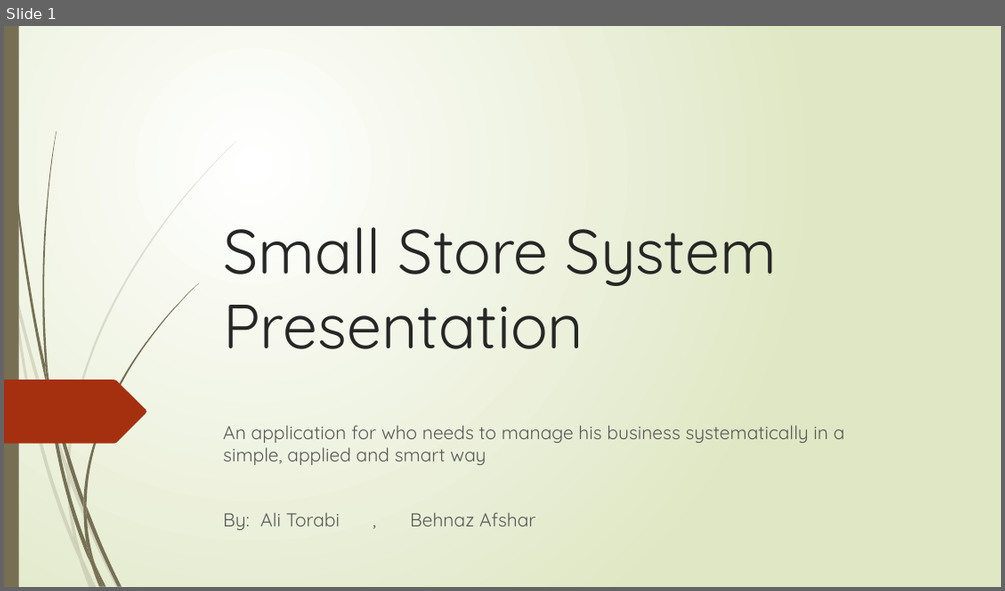
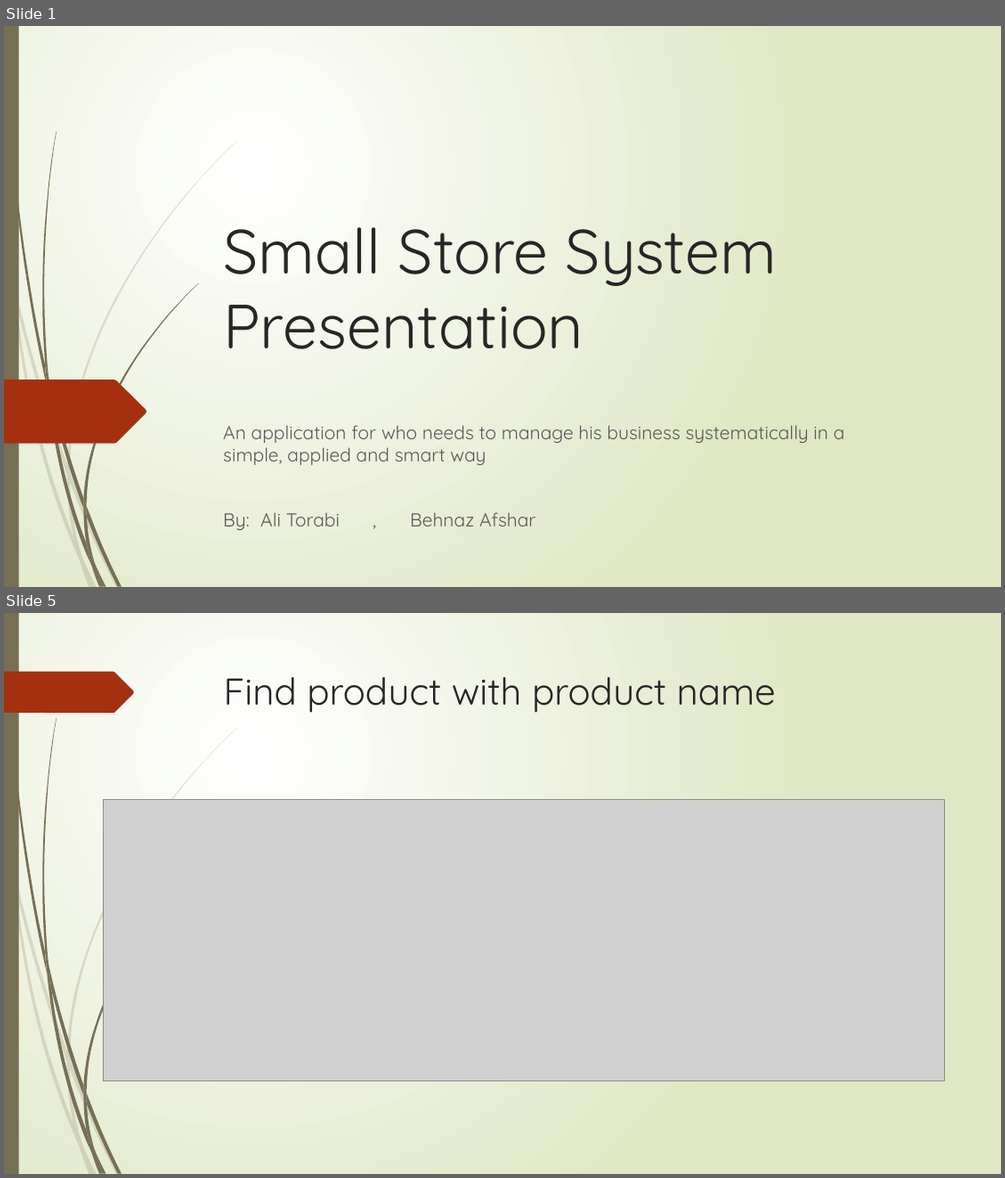
Before and after one commit to alitorabi1/SmallStore, a slide deck: Documents/Presentation1.pptx. Shown one above the other, each under a label of ours: slide 1 before the commit, slides 1 and 5 after it; the slides between them are not shown. The pictures are 1005x591 and 1005x1178 pixels, drawn with LibreOffice and Linux fonts; fonts in the diff are those of the drawing; grey boxes stand for pictures. Boxes give left, top, right and bottom in pixels: in the first picture for what was removed or moved away, otherwise in the second. Text is boxed around its words. In the diff, an @@ line names an element or a change of style, - is before the commit and + after.

```diff
--- a/Documents/Presentation1.pptx
+++ b/Documents/Presentation1.pptx
@@ slide 5 added at [4, 613, 1001, 1174], background gradient #FFFFFF to #DFE8C4; not listed: 23 template elements that a slide beside it also shows @@
@@ freeform shape added at [4, 672, 134, 713], fill #A53010 @@
@@ title added at [224, 677, 776, 713], 36 pt, text #262626 @@
+Find product with product name
@@ picture added at [104, 799, 945, 1081] @@
```
Also in this commit, not shown: 1 slide changed, 7 other slides added, 11 slides removed.
